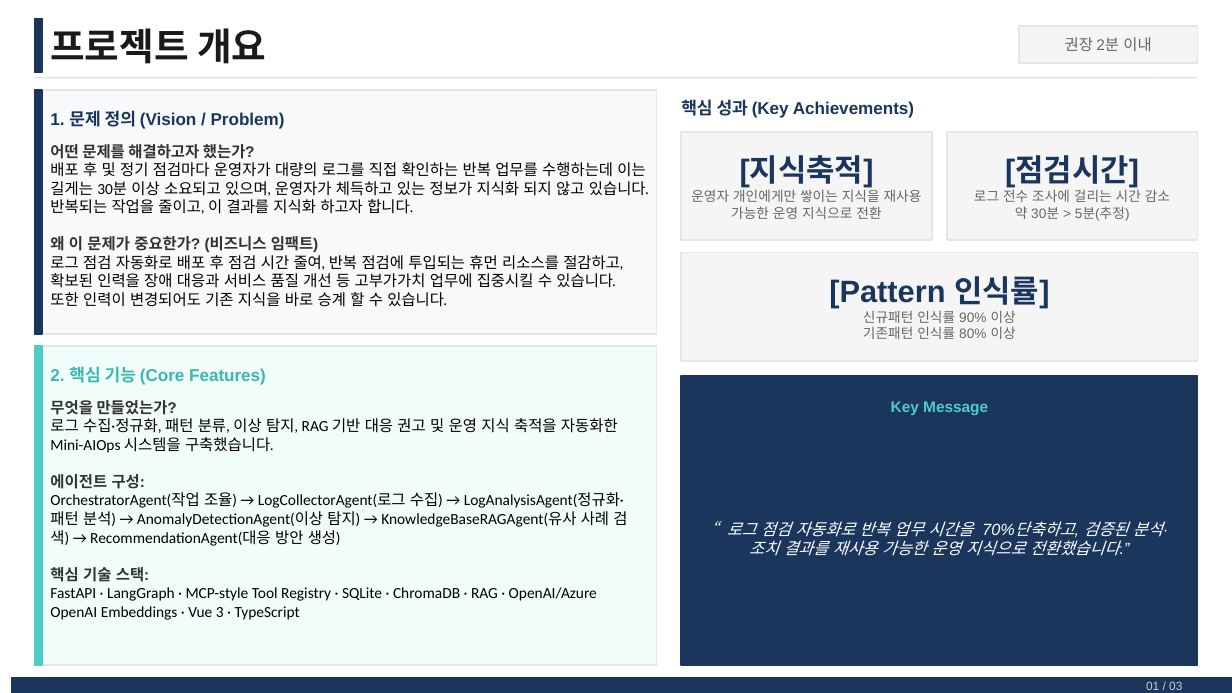
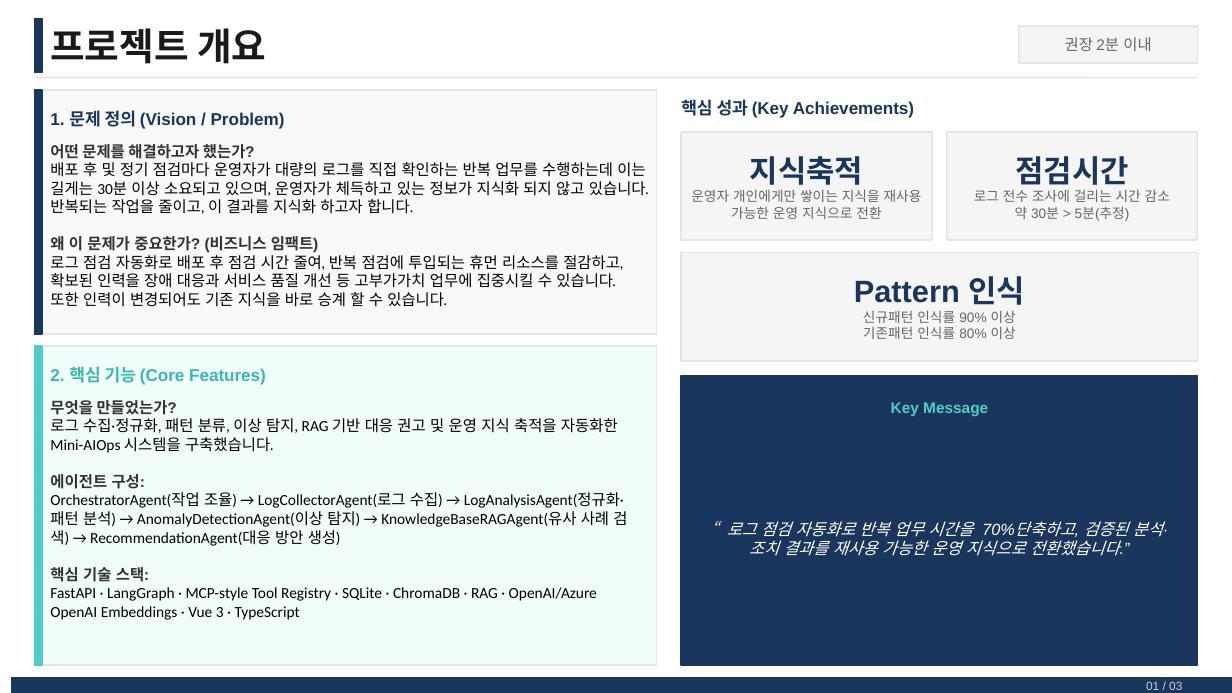
Before and after one commit to asdfsdfas34/log_detect_agents, a slide deck: slide 2 of docs/final docs/AI_Master_Project_최종발표_멘티명_사번.pptx. Drawn at 1232x693 pixels with LibreOffice and Linux fonts; fonts in the diff are those of the drawing. Boxes give left, top, right and bottom in pixels: in the first picture for what was removed or moved away, otherwise in the second. Text is boxed around its words. In the diff, an @@ line names an element or a change of style, - is before the commit and + after.

```diff
--- a/docs/final docs/AI_Master_Project_최종발표_멘티명_사번.pptx
+++ b/docs/final docs/AI_Master_Project_최종발표_멘티명_사번.pptx
@@ text at [750,156,863,185]: text changed @@
-[지식축적]
+지식축적
@@ text at [1015,156,1128,190]: text changed @@
-[점검시간]
+점검시간
@@ text at [854,276,1025,305]: text changed @@
-[Pattern 인식률]
+Pattern 인식
```
Also in this commit, not shown: 2 other slides changed, 7 other files.
